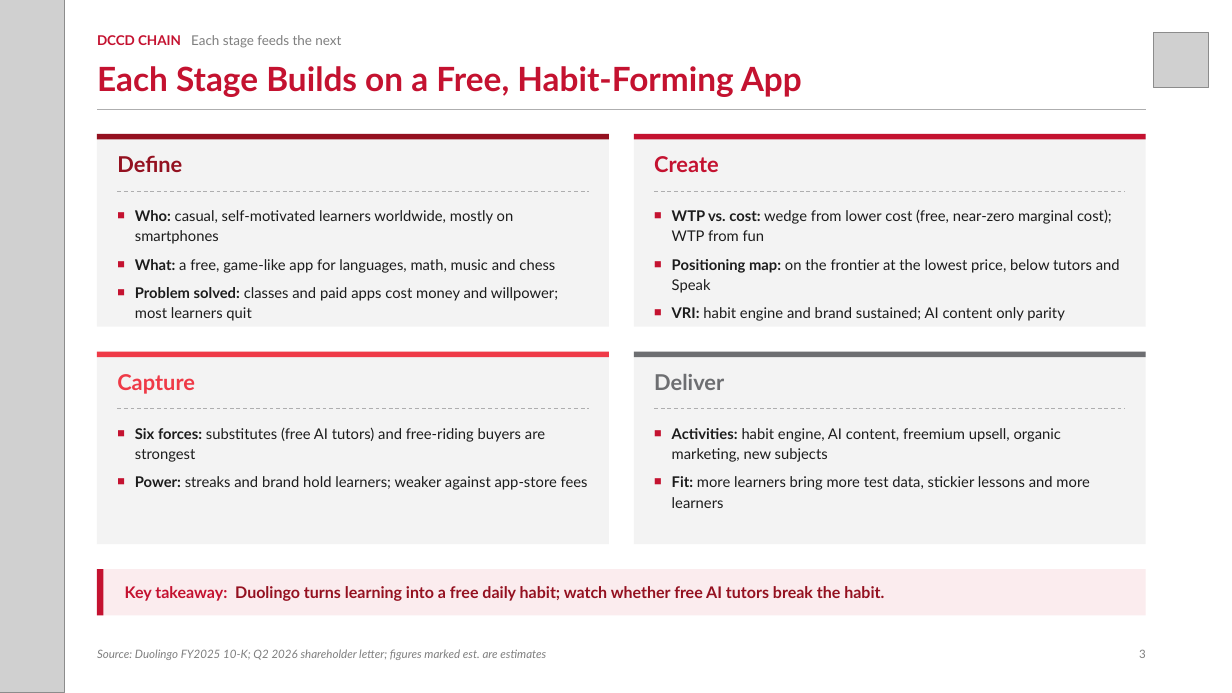
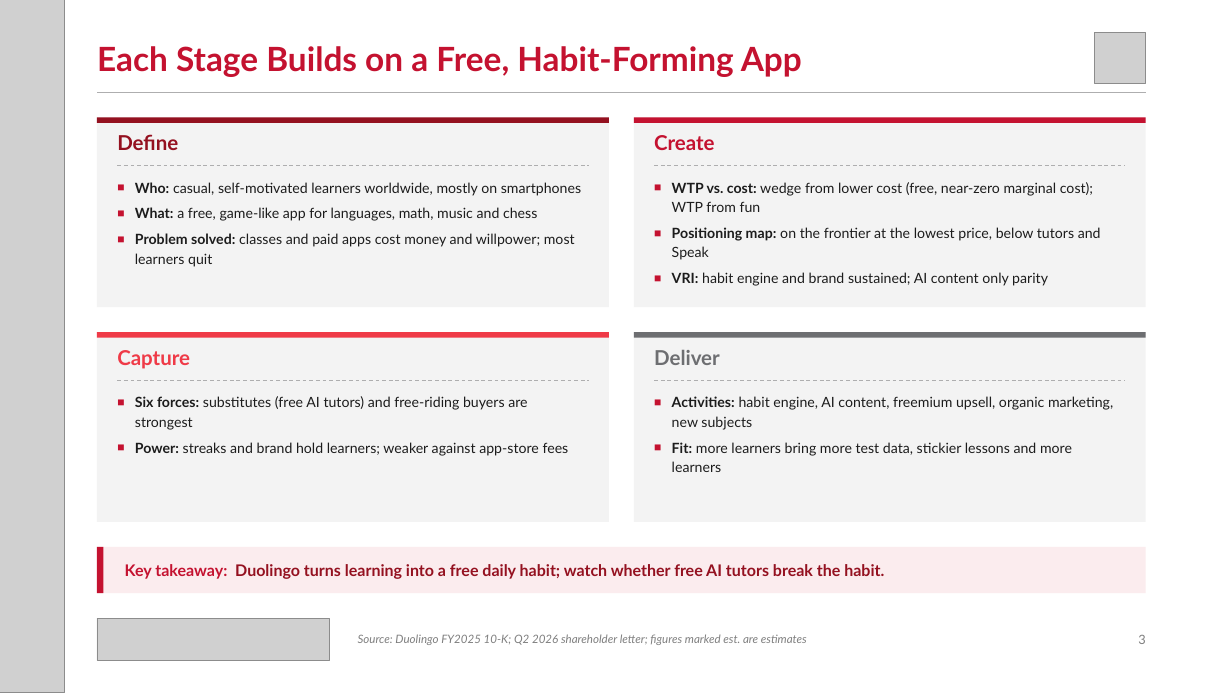
Before and after one commit to zuhayr77/AI-Business-Strategy-Agent, a slide deck: slide 3 of dccd-strategy-agent/examples/Duolingo_DCCD.pptx. Drawn at 1232x693 pixels with LibreOffice and Linux fonts; fonts in the diff are those of the drawing; grey boxes stand for pictures. Boxes give left, top, right and bottom in pixels: in the first picture for what was removed or moved away, otherwise in the second. Text is boxed around its words. In the diff, an @@ line names an element or a change of style, - is before the commit and + after.

```diff
--- a/dccd-strategy-agent/examples/Duolingo_DCCD.pptx
+++ b/dccd-strategy-agent/examples/Duolingo_DCCD.pptx
@@ text "Each Stage Builds on a ...": place and size @@
-text "Each Stage Builds on a ..." at [97,66,802,97]
+text "Each Stage Builds on a ..." at [97,46,802,77]
@@ text removed at [97,35,341,48] @@
-DCCD CHAIN Each stage feeds the next
@@ picture: place and size @@
-picture at [1153,32,1209,88]
+picture at [1095,32,1146,83]
@@ 4 rectangles, 1 line: place and size @@
-4 rectangles, 1 line at [97,109,1146,326]
+4 rectangles, 1 line at [97,92,1146,308]
@@ text "Who: casual, self-motivated learners worldwide, ...": place and size @@
-text "Who: casual, self-motivated learners worldwide, ..." at [135,210,558,321]
+text "Who: casual, self-motivated learners worldwide, ..." at [135,182,581,267]
@@ line moved from (117, 191) - (589, 191) to (117, 165) - (589, 165) @@
@@ text "WTP vs. cost: wedge from ...": place and size @@
-text "WTP vs. cost: wedge from ..." at [672,210,1120,321]
+text "WTP vs. cost: wedge from ..." at [672,182,1101,286]
@@ line moved from (654, 191) - (1126, 191) to (654, 165) - (1126, 165) @@
@@ text "Capture": place and size @@
-text "Capture" at [117,374,195,394]
+text "Capture" at [117,350,190,369]
@@ size 17 to 16 pt in 4 elements at [117,134,178,150], [654,135,715,150], [117,350,190,369], [654,350,720,365] @@
@@ text "Deliver": place and size @@
-text "Deliver" at [654,374,724,390]
+text "Deliver" at [654,350,720,365]
@@ line moved from (117, 409) - (589, 409) to (117, 381) - (589, 381) @@
@@ line moved from (654, 409) - (1126, 409) to (654, 381) - (1126, 381) @@
@@ text "Six forces: substitutes (free AI ...": place and size @@
-text "Six forces: substitutes (free AI ..." at [135,427,588,490]
+text "Six forces: substitutes (free AI ..." at [135,396,569,456]
@@ size 11.5 to 11 pt; less space between paragraphs in 4 elements at [135,182,581,267], [672,182,1101,286], [135,396,569,456], [672,396,1113,472] @@
@@ text "Activities: habit engine, AI content, ...": place and size @@
-text "Activities: habit engine, AI content, ..." at [672,428,1089,508]
+text "Activities: habit engine, AI content, ..." at [672,396,1113,472]
@@ 6 rectangles, 3 texts: place and size @@
-6 rectangles, 3 texts at [97,155,1146,616]
+6 rectangles, 3 texts at [97,134,1146,593]
@@ picture added at [97,618,330,661] @@
@@ text "Source: Duolingo FY2025 10-K; Q2 ...": place and size @@
-text "Source: Duolingo FY2025 10-K; Q2 ..." at [97,649,546,660]
+text "Source: Duolingo FY2025 10-K; Q2 ..." at [358,634,807,645]
@@ text "Source: Duolingo FY2025 10-K; Q2 ..." at [358,634,807,645]: vertical alignment bottom to middle @@
@@ text "3": place and size @@
-text "3" at [1139,649,1146,658]
+text "3" at [1138,635,1145,644]
@@ text "3" at [1138,635,1145,644]: size 9 to 10 pt; vertical alignment bottom to middle @@
```
Also in this commit, not shown: 8 other slides changed, 14 other files.
